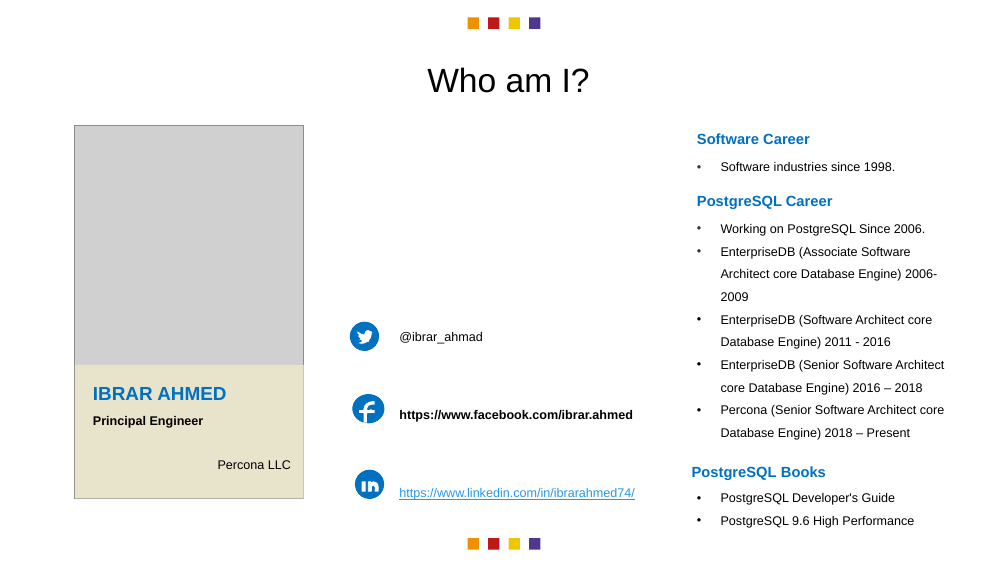
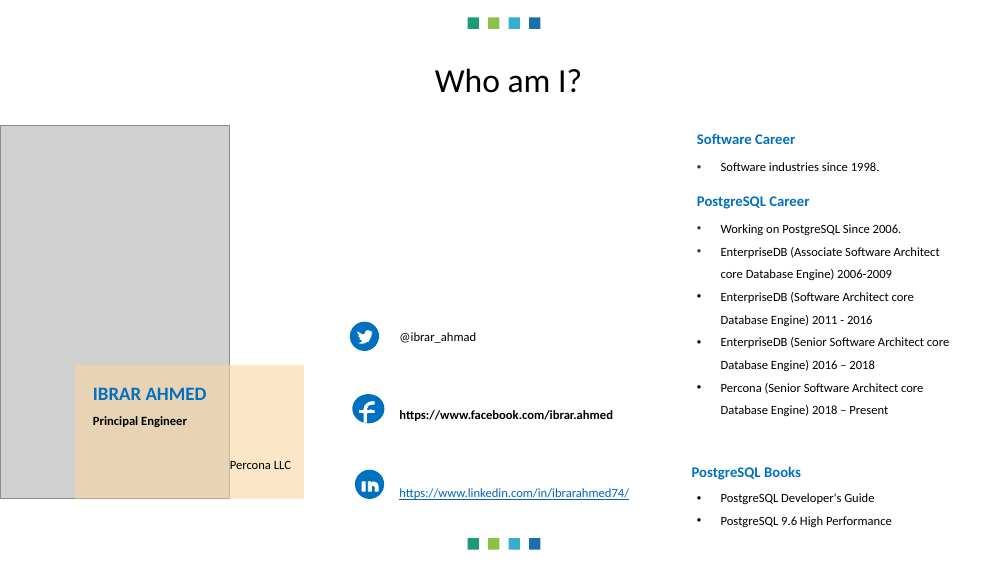
Before and after one commit to ibrarahmad/PostgreSQLTalks, a slide deck: slide 2 of Conferences/2022-Austin-Percona-Live/PL22-PostgreSQL-And-Artifical-Intelegence.pptx. Drawn at 1008x567 pixels with LibreOffice and Linux fonts; fonts in the diff are those of the drawing; grey boxes stand for pictures. Boxes give left, top, right and bottom in pixels: in the first picture for what was removed or moved away, otherwise in the second. Text is boxed around its words. In the diff, an @@ line names an element or a change of style, - is before the commit and + after.

```diff
--- a/Conferences/2022-Austin-Percona-Live/PL22-PostgreSQL-And-Artifical-Intelegence.pptx
+++ b/Conferences/2022-Austin-Percona-Live/PL22-PostgreSQL-And-Artifical-Intelegence.pptx
@@ rectangle at [467, 17, 479, 29]: fill #EF9000 to #1D9A78 @@
@@ rectangle at [488, 17, 500, 29]: fill #BE1818 to #8BC145 @@
@@ rectangle at [509, 17, 520, 29]: fill #EFC700 to #36AFCE @@
@@ rectangle at [529, 17, 541, 29]: fill #4E378C to #1D6FA9 @@
@@ text "Who am I?" at [435, 68, 582, 93]: font Arial to Calibri; more space between paragraphs @@
@@ picture: place and size @@
-picture at [74, 126, 303, 499]
+picture at [0, 126, 229, 498]
@@ rectangle at [75, 365, 304, 499]: fill #F9F0C9 at 60% opacity to #F9D8A3 at 60% opacity @@
@@ font Arial to Calibri in 11 elements at [697, 133, 795, 144], [721, 162, 880, 171], [697, 196, 809, 209], [721, 224, 949, 394], [93, 387, 207, 400], [93, 416, 187, 427], [230, 461, 291, 469], [399, 332, 476, 343], [399, 410, 613, 421], [721, 493, 892, 527], [692, 466, 801, 480] @@
@@ text "https://www.linkedin.com/in/ibrarahmed74/" at [399, 488, 629, 500]: font Arial to Calibri, text colour #2998E3 to #0563C1 @@
@@ rectangle at [467, 538, 479, 550]: fill #EF9000 to #1D9A78 @@
@@ rectangle at [488, 538, 500, 550]: fill #BE1818 to #8BC145 @@
@@ rectangle at [509, 538, 520, 550]: fill #EFC700 to #36AFCE @@
@@ rectangle at [529, 538, 541, 550]: fill #4E378C to #1D6FA9 @@
```
Also in this commit, not shown: 10 other slides changed, 30 slides added.
